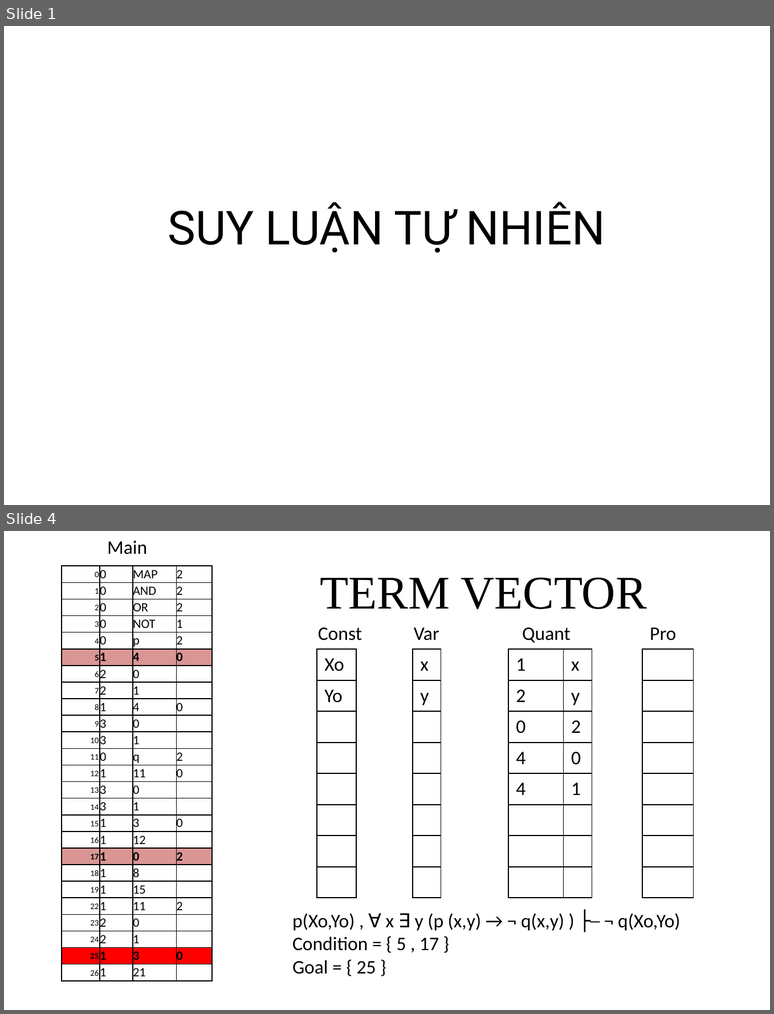
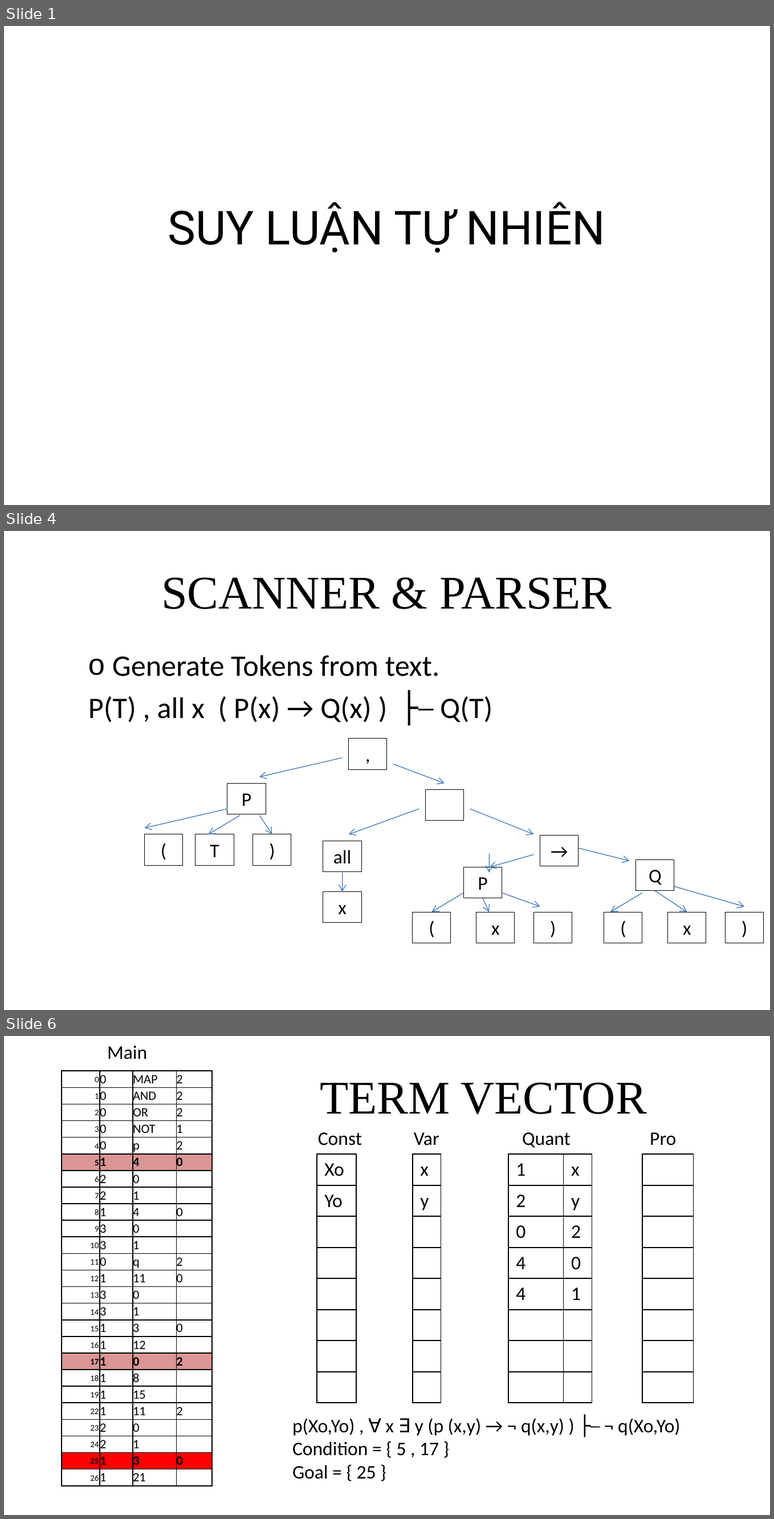
Before and after one commit to giang-rocker/logic, a slide deck: Report/SUY LUẬN TỰ NHIÊN.pptx. Shown one above the other, each under a label of ours: slides 1 and 4 before the commit, slides 1, 4 and 6 after it; the slides between them are not shown. The pictures are 774x1014 and 774x1519 pixels, drawn with LibreOffice and Linux fonts; fonts in the diff are those of the drawing. Boxes give left, top, right and bottom in pixels: in the first picture for what was removed or moved away, otherwise in the second. Text is boxed around its words. In the diff, an @@ line names an element or a change of style, - is before the commit and + after.

```diff
--- a/Report/SUY LUẬN TỰ NHIÊN.pptx
+++ b/Report/SUY LUẬN TỰ NHIÊN.pptx
@@ slide 4 added at (x1=4, y1=531, x2=770, y2=1010), background #FFFFFF @@
@@ title added at (x1=161, y1=577, x2=612, y2=609), 44 pt, text #000000 @@
+SCANNER & PARSER
@@ text added at (x1=88, y1=655, x2=492, y2=722), 28 pt, text #000000 @@
+  o Generate Tokens from text.
+  P(T) , all x ( P(x) → Q(x) ) ├─ Q(T)
@@ rectangle added at (x1=349, y1=738, x2=387, y2=769), outline #000000 0.75 pt, 18 pt, text #000000 @@
+,
@@ arrow added from (343, 758) to (259, 777), #4B7EBC 0.75 pt @@
@@ arrow added from (393, 764) to (445, 783), #4B7EBC 0.75 pt @@
@@ rectangle added at (x1=227, y1=783, x2=266, y2=814), outline #000000 0.75 pt, 18 pt, text #000000 @@
+P
@@ rectangle added at (x1=425, y1=790, x2=463, y2=821), outline #000000 0.75 pt @@
@@ arrow added from (227, 809) to (144, 828), #4B7EBC 0.75 pt @@
@@ arrow added from (240, 815) to (209, 834), #4B7EBC 0.75 pt @@
@@ arrow added from (259, 815) to (272, 834), #4B7EBC 0.75 pt @@
@@ arrow added from (419, 809) to (349, 834), #4B7EBC 0.75 pt @@
@@ arrow added from (470, 809) to (534, 834), #4B7EBC 0.75 pt @@
@@ rectangle added at (x1=144, y1=834, x2=182, y2=865), outline #000000 0.75 pt, 18 pt, text #000000 @@
+(
@@ rectangle added at (x1=196, y1=834, x2=234, y2=865), outline #000000 0.75 pt, 18 pt, text #000000 @@
+T
@@ rectangle added at (x1=253, y1=834, x2=291, y2=865), outline #000000 0.75 pt, 18 pt, text #000000 @@
+)
@@ rectangle added at (x1=323, y1=841, x2=362, y2=871), outline #000000 0.75 pt, 18 pt, text #000000 @@
+all
@@ arrow added from (490, 854) to (489, 872), #4B7EBC 0.75 pt @@
@@ group added at (x1=412, y1=835, x2=764, y2=943): 8 rectangles, 8 arrows @@
+→
+P
+(
+x
+)
+(
+x
+)
@@ arrow added from (343, 872) to (343, 892), #4B7EBC 0.75 pt @@
@@ rectangle added at (x1=636, y1=860, x2=674, y2=890), outline #000000 0.75 pt, 18 pt, text #000000 @@
+Q
@@ rectangle added at (x1=323, y1=892, x2=362, y2=923), outline #000000 0.75 pt, 18 pt, text #000000 @@
+x
@@ what was slide 4 is now slide 6 @@
```
Also in this commit, not shown: 2 slides changed, 18 other slides added, 6 slides removed, 1 other file.
